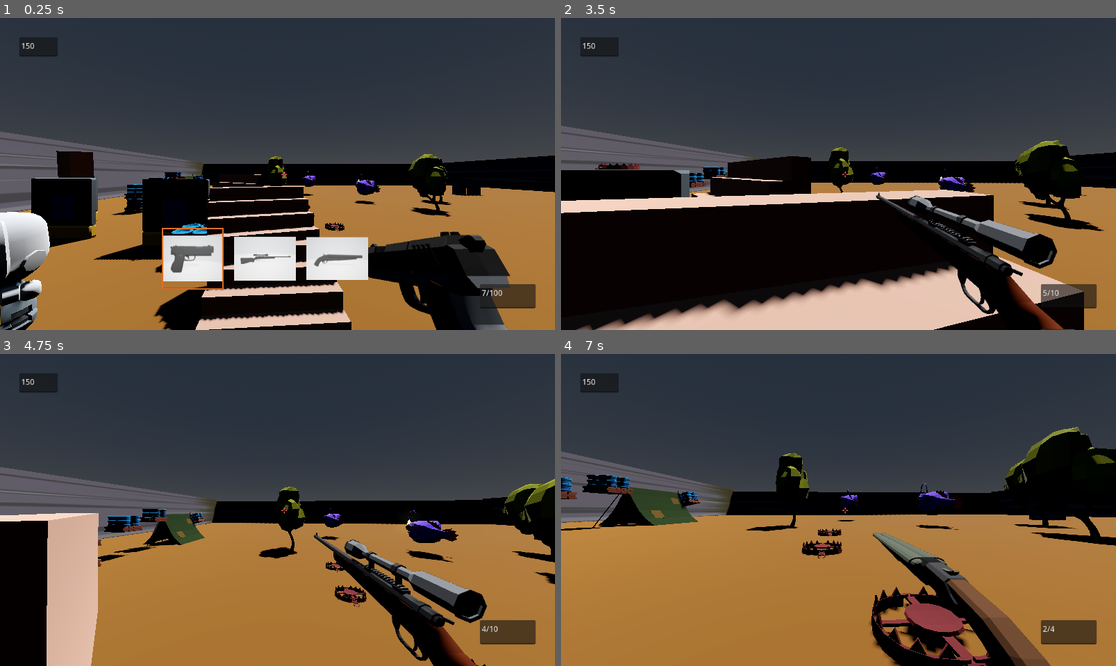
Above: before the commit, frames 1-4 (two rows, left to right).
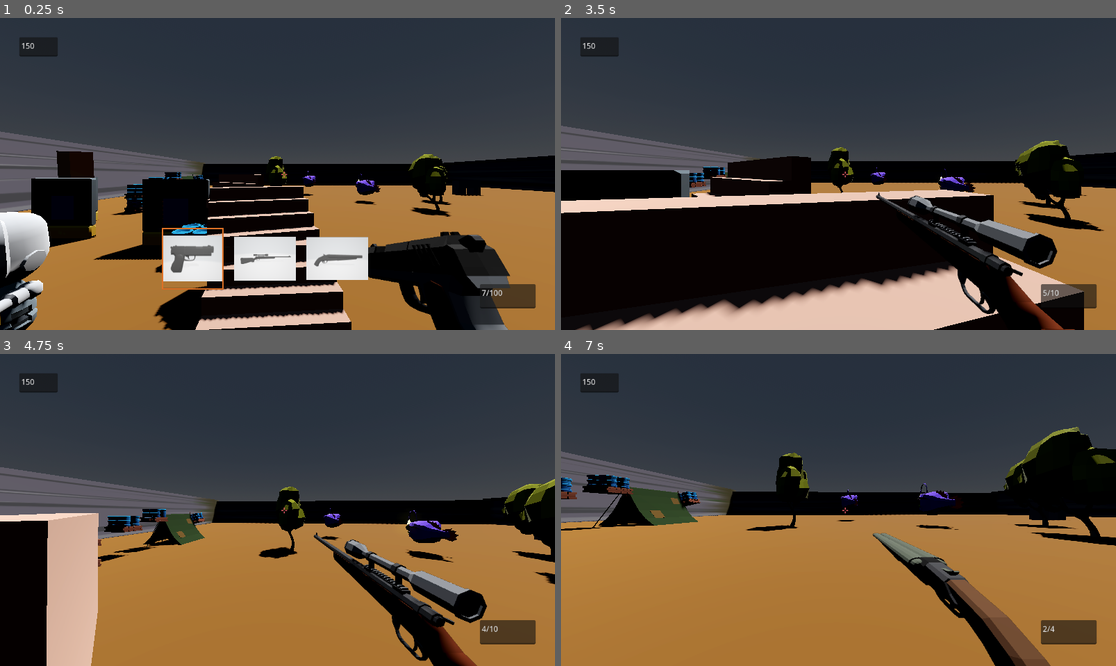
Above: after the commit, the same moments.

Repository: pixelcrust/godotfps
Game: Godot game, scene res://world.tscn
Two runs of this game, one before a commit and one after it. Both use one fixed random seed, a clock stepped at 60 frames per second and the inputs below.
Inputs (mouse positions are in pixels of both pictures, inside the frame that each line leads up to):
- Up to frame 1 (0.25 s): no input
- Up to frame 2 (3.5 s): move the mouse to (866, 174) at 0.52 s; hold F (Interact) 0.53-1.28 s; hold W (key_forward) from 0.53 s (still down); tap Space (key_jump) at 0.77, 1.52, 3.02 s; move the mouse to (810, 174) at 1.27 s; tap Ctrl (key_crouch) at 1.35 s; move the mouse to (849, 167) at 2.02 s; tap Tab (key_next_weapon) at 2.1 s; move the mouse to (832, 180) at 2.77 s; tap Shift (key_run) at 2.85 s
- Up to frame 3 (4.75 s): keep holding W (key_forward); move the mouse to (316, 513) at 3.52 s; click (316, 513) at 3.6 s; tap Space (key_jump) at 3.77, 4.52 s; move the mouse to (233, 506) at 4.27 s; tap F (Interact) at 4.35 s
- Up to frame 4 (7 s): move the mouse to (844, 510) at 5.02 s; hold Ctrl (key_crouch) 5.03-5.78 s; move the mouse to (816, 503) at 5.77 s; release W (key_forward) at 5.78 s; hold D (key_right) 5.78-6.53 s; tap Tab (key_next_weapon) at 5.85 s; tap Space (key_jump) at 6.02, 6.77 s; move the mouse to (866, 510) at 6.52 s; hold W (key_forward) from 6.53 s (still down); hold Shift (key_run) from 6.53 s (still down)

The runs differ from the first frame. In frame 1, 0.5% of the frame differs, in the area x 0-63%, y 50-100%; in frame 2, 0.1%; in frame 3, 0.3%; in frame 4, 3.8%, in the area x 43-79%, y 55-100%.

Commit message:
started explosion

Diff:
--- a/beartrap.tscn
+++ b/Scenes/beartrap.tscn
@@ -1,9 +1,9 @@
 [gd_scene load_steps=10 format=3 uid="uid://cvihmp2ma48n5"]
 
-[ext_resource type="Script" path="res://beartrap.gd" id="1_4l02p"]
-[ext_resource type="ArrayMesh" uid="uid://d2d3etf5e7bip" path="res://Models/Item/BearTrap_Open.obj" id="1_rbux1"]
-[ext_resource type="ArrayMesh" uid="uid://bpu8ejeyvl3ps" path="res://Models/Item/BearTrap_Closed.obj" id="2_gjs45"]
-[ext_resource type="Script" path="res://beartrap_collision.gd" id="3_6wdrs"]
+[ext_resource type="Script" path="res://Scripts/beartrap.gd" id="1_nnbfk"]
+[ext_resource type="ArrayMesh" uid="uid://d2d3etf5e7bip" path="res://Models/Item/BearTrap_Open.obj" id="2_oqcbj"]
+[ext_resource type="Script" path="res://Scripts/beartrap_collision.gd" id="3_muo8f"]
+[ext_resource type="ArrayMesh" uid="uid://bpu8ejeyvl3ps" path="res://Models/Item/BearTrap_Closed.obj" id="4_tymt3"]
 
 [sub_resource type="StandardMaterial3D" id="StandardMaterial3D_8xk0m"]
 albedo_color = Color(0.623529, 0.298039, 0.317647, 1)
@@ -51,10 +51,10 @@
 
 [node name="Beartrap" type="Node3D"]
 transform = Transform3D(0.5, 0, 0, 0, 0.5, 0, 0, 0, 0.5, 0, 0, 0)
-script = ExtResource("1_4l02p")
+script = ExtResource("1_nnbfk")
 
 [node name="MeshInstance3D" type="MeshInstance3D" parent="."]
-mesh = ExtResource("1_rbux1")
+mesh = ExtResource("2_oqcbj")
 surface_material_override/0 = SubResource("StandardMaterial3D_8xk0m")
 
 [node name="RayCast3D" type="RayCast3D" parent="MeshInstance3D"]
@@ -64,7 +64,7 @@
 [node name="Area3D" type="Area3D" parent="MeshInstance3D" groups=["interactable"]]
 collision_layer = 2
 collision_mask = 3
-script = ExtResource("3_6wdrs")
+script = ExtResource("3_muo8f")
 
 [node name="CollisionShape3D" type="CollisionShape3D" parent="MeshInstance3D/Area3D"]
 transform = Transform3D(1, 0, 0, 0, 1, 0, 0, 0, 1, 0, 0.266745, 0)
--- a/Scripts/enemy_dummy.gd
+++ b/Scripts/enemy_dummy.gd
@@ -39,7 +39,7 @@
 	var dir_to_player = rad_to_deg(body.global_position.angle_to(player.global_position))
 
 	direction_helper.look_at(player.global_transform.origin,Vector3.UP)
-	arm.look_at(player.global_transform.origin,Vector3.UP)
+	#arm.look_at(player.global_transform.origin,Vector3.UP)
 
 	if(ray_view.get_collider() != player):
 
@@ -47,7 +47,7 @@
 
 		body.rotate_y(-deg_to_rad(direction_helper.rotation.y * turn_speed_horizontally*delta))
 		head.rotate_x(-deg_to_rad(direction_helper.rotation.x * turn_speed_vertically*delta))
-		#arm.rotate_x(-deg_to_rad(direction_helper.rotation.x * turn_speed_vertically*delta))
+		arm.rotate_x(-deg_to_rad(direction_helper.rotation.x * turn_speed_vertically*delta))
 	else:
 		print("raycastcollider:"+str(ray_view.get_collider())+".... player:"+str(player))
 
--- a/propane_tank.gd
+++ b/propane_tank.gd
@@ -1,5 +1,6 @@
 extends Node3D
-
+@onready var hp_start = 10
+@onready var hp = hp_start
 
 # Called when the node enters the scene tree for the first time.
 func _ready():
@@ -8,4 +9,8 @@
 
 # Called every frame. 'delta' is the elapsed time since the previous frame.
 func _process(delta):
+
 	pass
+
+func dying():
+	pass
--- a/propane_tank.tscn
+++ b/propane_tank.tscn
@@ -21,6 +21,22 @@
 [sub_resource type="ConvexPolygonShape3D" id="ConvexPolygonShape3D_rl6vm"]
 points = PackedVector3Array(0.593265, 1.54904, 0.143384, -1.04737, -0.745866, -0.0833979, -1.04801, -0.746375, 0.003420 …(901 unchanged characters)…
 
+[sub_resource type="ParticleProcessMaterial" id="ParticleProcessMaterial_msdle"]
+lifetime_randomness = 1.0
+spread = 180.0
+initial_velocity_min = 53.58
+initial_velocity_max = 53.58
+linear_accel_min = 10.72
+linear_accel_max = 10.72
+collision_mode = 2
+
+[sub_resource type="StandardMaterial3D" id="StandardMaterial3D_2572u"]
+albedo_color = Color(0.87451, 0, 0.137255, 1)
+
+[sub_resource type="BoxMesh" id="BoxMesh_wxpfs"]
+lightmap_size_hint = Vector2i(14, 21)
+material = SubResource("StandardMaterial3D_2572u")
+
 [node name="propane_tank" type="Node3D"]
 transform = Transform3D(0.4, 0, 0, 0, 0.4, 0, 0, 0, 0.4, 0, 0, 0)
 script = ExtResource("1_dkd06")
@@ -32,5 +48,11 @@
 surface_material_override/2 = SubResource("StandardMaterial3D_mcehn")
 surface_material_override/3 = SubResource("StandardMaterial3D_anae4")
 
-[node name="CollisionShape3D" type="CollisionShape3D" parent="."]
+[node name="CollisionShape3D" type="CollisionShape3D" parent="." groups=["has_hp"]]
 shape = SubResource("ConvexPolygonShape3D_rl6vm")
+
+[node name="GPUParticles3D" type="GPUParticles3D" parent="."]
+amount = 16
+explosiveness = 1.0
+process_material = SubResource("ParticleProcessMaterial_msdle")
+draw_pass_1 = SubResource("BoxMesh_wxpfs")
--- a/world.tscn
+++ b/world.tscn
@@ -6,7 +6,7 @@
 [ext_resource type="PackedScene" uid="uid://b6jfr2f43csfk" path="res://Scenes/tent.tscn" id="4_i8w3f"]
 [ext_resource type="PackedScene" uid="uid://csmo3ugeusx1s" path="res://Scenes/fish.tscn" id="6_ekceb"]
 [ext_resource type="PackedScene" uid="uid://cjunlnpml1r6h" path="res://Scenes/test_level/gate.tscn" id="8_6stjv"]
-[ext_resource type="PackedScene" uid="uid://cvihmp2ma48n5" path="res://beartrap.tscn" id="8_f6haw"]
+[ext_resource type="PackedScene" uid="uid://cvihmp2ma48n5" path="res://Scenes/beartrap.tscn" id="8_f6haw"]
 [ext_resource type="PackedScene" uid="uid://dfwco3wxtra00" path="res://Scenes/test_level/test_stairs.tscn" id="8_ioa7d"]
 [ext_resource type="PackedScene" uid="uid://d3srmqybd7g8v" path="res://Scenes/test_level/test_palett.tscn" id="9_mnt0h"]
 [ext_resource type="PackedScene" uid="uid://dkq7ua57mcu8c" path="res://Scenes/test_level/test_wall.tscn" id="10_ula7m"]
@@ -149,17 +149,8 @@
 [node name="test_wall" parent="NavigationRegion3D/test_wall/test_wall" instance=ExtResource("10_ula7m")]
 transform = Transform3D(-0.0656295, 0, 0.997844, 0, 1, 0, -0.997844, 0, -0.0656295, -2.42813, -0.00250828, -2.94403)
 
-[node name="Beartrap" parent="." instance=ExtResource("8_f6haw")]
-transform = Transform3D(0.5, 0, 0, 0, 0.5, 0, 0, 0, 0.5, -14.9824, 0.846079, 5.52945)
-
-[node name="Beartrap2" parent="." instance=ExtResource("8_f6haw")]
-transform = Transform3D(0.5, 0, 0, 0, 0.5, 0, 0, 0, 0.5, -15.3315, 0.846078, 10.1137)
-
-[node name="Beartrap3" parent="." instance=ExtResource("8_f6haw")]
-transform = Transform3D(0.5, 0, 0, 0, 0.5, 0, 0, 0, 0.5, -13.8407, 0.846079, 14.7131)
-
-[node name="Beartrap3" parent="Beartrap3" instance=ExtResource("8_f6haw")]
-transform = Transform3D(0.5, 0, 0, 0, 0.5, 0, 0, 0, 0.5, -21.1279, 8.03268, 6.88274)
+[node name="Beartrap" parent="NavigationRegion3D" instance=ExtResource("8_f6haw")]
+transform = Transform3D(0.5, 0, 0, 0, 0.5, 0, 0, 0, 0.5, -28.4957, 0.971957, 27.3195)
 
 [node name="Node3D" parent="." instance=ExtResource("11_yb4fu")]
 transform = Transform3D(1, 0, 0, 0, 1, 0, 0, 0, 1, -22.2686, 2.77979, 27.479)
Not shown: 2 places in Scenes/beartrap.tscn that only renumber resources
Renamed: beartrap.gd -> Scripts/beartrap.gd
Renamed: beartrap_collision.gd -> Scripts/beartrap_collision.gd
Not shown: 1 places in propane_tank.tscn that only renumber resources
